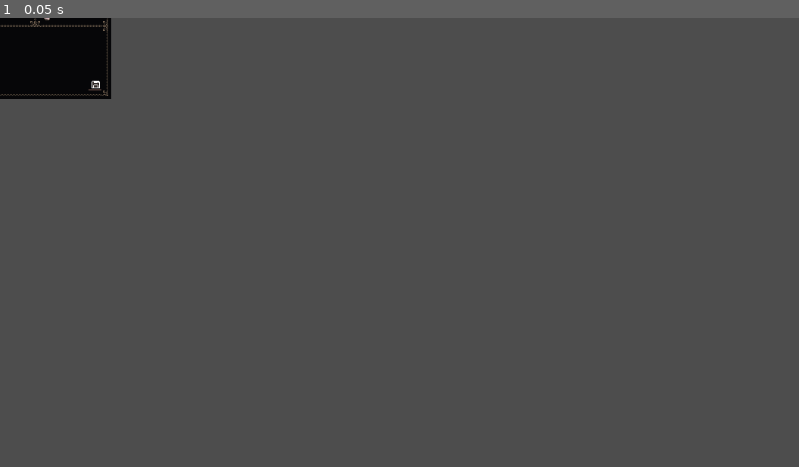
Above: before the commit, frame 1.
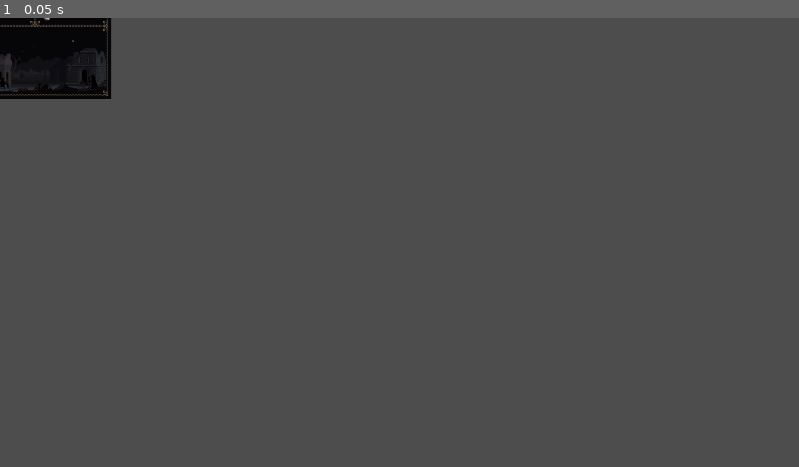
Above: after the commit, the same moment.

Repository: ibirothe/kings-rescue
Game: Godot game, scene res://Scenes/party_resume.tscn
Same seed, same stepped clock (60 frames per second), same inputs: the game is played once before the commit and once after it. This scene is started directly instead of the project's main scene. Sound files missing from this copy of the repository are replaced by a short silence.
Inputs:
- Up to frame 1 (0.05 s): no input

The runs differ from the first frame. In frame 1, 0.3% of the frame differs, in the area x 0-14%, y 4-17%.

Commit message:
landscape animation

Diff:
--- a/kings-rescue/Scenes/party_resume.tscn
+++ b/kings-rescue/Scenes/party_resume.tscn
@@ -9,6 +9,15 @@
 [ext_resource type="Texture2D" uid="uid://cm5c8wntompnr" path="res://Assets/disc_loading.png" id="7_ewtmy"]
 [ext_resource type="Texture2D" uid="uid://c7pouvvt02lc1" path="res://Assets/crown.png" id="8_hws6f"]
 [ext_resource type="Texture2D" uid="uid://cey4fbfjsq18b" path="res://Assets/resume_icons.png" id="9_m124o"]
+[ext_resource type="Texture2D" uid="uid://winlowac27y6" path="res://Assets/twinkling_stars.png" id="10_5aq7w"]
+[ext_resource type="Texture2D" uid="uid://i43ycxbujq6n" path="res://Assets/clouds.png" id="10_r11wm"]
+[ext_resource type="Script" path="res://Scripts/scrolling_texture.gd" id="11_6fybe"]
+[ext_resource type="Texture2D" uid="uid://sa77ca62236n" path="res://Assets/landscape_bg.png" id="13_gg7vg"]
+[ext_resource type="Texture2D" uid="uid://dmebq5t0as4xa" path="res://Assets/landscape_mg.png" id="14_1pmv3"]
+[ext_resource type="Texture2D" uid="uid://c3qcjwgfcjoyv" path="res://Assets/ibrahim_48px.png" id="15_f3khv"]
+[ext_resource type="Texture2D" uid="uid://oe3ngriv3sva" path="res://Assets/fog.png" id="15_t04ns"]
+[ext_resource type="Texture2D" uid="uid://roep6wnv7w2v" path="res://Assets/landscape_fg.png" id="16_icv88"]
+[ext_resource type="Texture2D" uid="uid://bpp6puobs6l21" path="res://Assets/thoralf_48px.png" id="16_rqeun"]
 
 [sub_resource type="AtlasTexture" id="AtlasTexture_25a5f"]
 atlas = ExtResource("2_do5mm")
@@ -551,6 +560,114 @@
 "loop": false,
 "name": &"Skull",
 "speed": 5.0
+}]
+
+[sub_resource type="AtlasTexture" id="AtlasTexture_5252u"]
+atlas = ExtResource("10_5aq7w")
+region = Rect2(0, 0, 189, 87)
+
+[sub_resource type="AtlasTexture" id="AtlasTexture_anx4w"]
+atlas = ExtResource("10_5aq7w")
+region = Rect2(0, 87, 189, 87)
+
+[sub_resource type="AtlasTexture" id="AtlasTexture_b3jsr"]
+atlas = ExtResource("10_5aq7w")
+region = Rect2(0, 174, 189, 87)
+
+[sub_resource type="AtlasTexture" id="AtlasTexture_180pd"]
+atlas = ExtResource("10_5aq7w")
+region = Rect2(0, 261, 189, 87)
+
+[sub_resource type="SpriteFrames" id="SpriteFrames_7qgwg"]
+animations = [{
+"frames": [{
+"duration": 1.0,
+"texture": SubResource("AtlasTexture_5252u")
+}, {
+"duration": 1.0,
+"texture": SubResource("AtlasTexture_anx4w")
+}, {
+"duration": 1.0,
+"texture": SubResource("AtlasTexture_b3jsr")
+}, {
+"duration": 1.0,
+"texture": SubResource("AtlasTexture_180pd")
+}],
+"loop": true,
+"name": &"default",
+"speed": 4.0
+}]
+
+[sub_resource type="AtlasTexture" id="AtlasTexture_hpij5"]
+atlas = ExtResource("15_f3khv")
+region = Rect2(0, 0, 48, 48)
+
+[sub_resource type="AtlasTexture" id="AtlasTexture_j3gk6"]
+atlas = ExtResource("15_f3khv")
+region = Rect2(48, 0, 48, 48)
+
+[sub_resource type="AtlasTexture" id="AtlasTexture_3cnqj"]
+atlas = ExtResource("15_f3khv")
+region = Rect2(96, 0, 48, 48)
+
+[sub_resource type="AtlasTexture" id="AtlasTexture_y85cr"]
+atlas = ExtResource("15_f3khv")
+region = Rect2(144, 0, 48, 48)
+
+[sub_resource type="SpriteFrames" id="SpriteFrames_6s1y3"]
+animations = [{
+"frames": [{
+"duration": 1.0,
+"texture": SubResource("AtlasTexture_hpij5")
+}, {
+"duration": 1.0,
+"texture": SubResource("AtlasTexture_j3gk6")
+}, {
+"duration": 1.0,
+"texture": SubResource("AtlasTexture_3cnqj")
+}, {
+"duration": 1.0,
+"texture": SubResource("AtlasTexture_y85cr")
+}],
+"loop": true,
+"name": &"default",
+"speed": 5.0
+}]
+
+[sub_resource type="AtlasTexture" id="AtlasTexture_f1fwb"]
+atlas = ExtResource("16_rqeun")
+region = Rect2(0, 0, 48, 48)
+
+[sub_resource type="AtlasTexture" id="AtlasTexture_i1xp4"]
+atlas = ExtResource("16_rqeun")
+region = Rect2(48, 0, 48, 48)
+
+[sub_resource type="AtlasTexture" id="AtlasTexture_aooau"]
+atlas = ExtResource("16_rqeun")
+region = Rect2(96, 0, 48, 48)
+
+[sub_resource type="AtlasTexture" id="AtlasTexture_jb0gn"]
+atlas = ExtResource("16_rqeun")
+region = Rect2(144, 0, 48, 48)
+
+[sub_resource type="SpriteFrames" id="SpriteFrames_fwpcy"]
+animations = [{
+"frames": [{
+"duration": 1.0,
+"texture": SubResource("AtlasTexture_f1fwb")
+}, {
+"duration": 1.0,
+"texture": SubResource("AtlasTexture_i1xp4")
+}, {
+"duration": 1.0,
+"texture": SubResource("AtlasTexture_aooau")
+}, {
+"duration": 1.0,
+"texture": SubResource("AtlasTexture_jb0gn")
+}],
+"loop": true,
+"name": &"default",
+"speed": 4.0
 }]
 
 [node name="PartyResume" type="Node2D"]
@@ -769,3 +886,59 @@
 position = Vector2(62, -5)
 sprite_frames = SubResource("SpriteFrames_dhjdi")
 animation = &"Skull"
+
+[node name="Landscape" type="Node2D" parent="."]
+
+[node name="Stars" type="AnimatedSprite2D" parent="Landscape"]
+z_index = 4
+position = Vector2(45.5, 56.5)
+sprite_frames = SubResource("SpriteFrames_7qgwg")
+autoplay = "default"
+
+[node name="Clouds" type="Sprite2D" parent="Landscape"]
+z_index = 4
+position = Vector2(45.5, 56.5)
+texture = ExtResource("10_r11wm")
+region_enabled = true
+region_rect = Rect2(0, 0, 189, 87)
+script = ExtResource("11_6fybe")
+scroll_speed = 0.007
+
+[node name="Background" type="Sprite2D" parent="Landscape"]
+z_index = 4
+position = Vector2(45.5, 56.5)
+texture = ExtResource("13_gg7vg")
+
+[node name="Middleground" type="Sprite2D" parent="Landscape"]
+z_index = 4
+position = Vector2(45.5, 56.5)
+texture = ExtResource("14_1pmv3")
+
+[node name="Guard1" type="AnimatedSprite2D" parent="Landscape"]
+z_index = 4
+position = Vector2(4, 71)
+sprite_frames = SubResource("SpriteFrames_6s1y3")
+autoplay = "default"
+frame_progress = 0.133764
+
+[node name="Guard2" type="AnimatedSprite2D" parent="Landscape"]
+z_index = 4
+position = Vector2(124, 67)
+sprite_frames = SubResource("SpriteFrames_fwpcy")
+autoplay = "default"
+frame_progress = 0.47651
+flip_h = true
+
+[node name="Fog" type="Sprite2D" parent="Landscape"]
+z_index = 4
+position = Vector2(45.5, 56.5)
+texture = ExtResource("15_t04ns")
+region_enabled = true
+region_rect = Rect2(0, 0, 189, 87)
+script = ExtResource("11_6fybe")
+scroll_speed = 0.03
+
+[node name="Foreground" type="Sprite2D" parent="Landscape"]
+z_index = 4
+position = Vector2(45.5, 56.5)
+texture = ExtResource("16_icv88")
--- /dev/null
+++ b/kings-rescue/Scripts/scrolling_texture.gd
@@ -0,0 +1,21 @@
+extends Sprite2D
+
+@export var scroll_speed: float = 0.01  # Pixels per frame
+
+func _ready() -> void:
+	# Set the initial region to the full texture size
+	if texture:
+		region_rect = Rect2(Vector2.ZERO, texture.get_size())
+	else:
+		push_warning("Texture not set for background sprite!")
+
+func _process(delta: float) -> void:
+	if texture:
+		# Update the region's x position
+		region_rect.position.x += scroll_speed
+
+		# Reset the position if it exceeds the texture width to create a loop
+		if region_rect.position.x >= texture.get_width():
+			region_rect.position.x = 0
+	elif not texture:
+		push_warning("Texture not set for background sprite!")
Binary file added: kings-rescue/Assets/clouds.png
Not shown, added: kings-rescue/Assets/clouds.png.import
Binary file added: kings-rescue/Assets/fog.png
Not shown, added: kings-rescue/Assets/fog.png.import
Binary file added: kings-rescue/Assets/landscape_bg.png
Not shown, added: kings-rescue/Assets/landscape_bg.png.import
Binary file added: kings-rescue/Assets/landscape_fg.png
Not shown, added: kings-rescue/Assets/landscape_fg.png.import
Binary file added: kings-rescue/Assets/landscape_mg.png
Not shown, added: kings-rescue/Assets/landscape_mg.png.import
Binary file added: kings-rescue/Assets/twinkling_stars.png
Not shown, added: kings-rescue/Assets/twinkling_stars.png.import
(and 1 more such lines)
